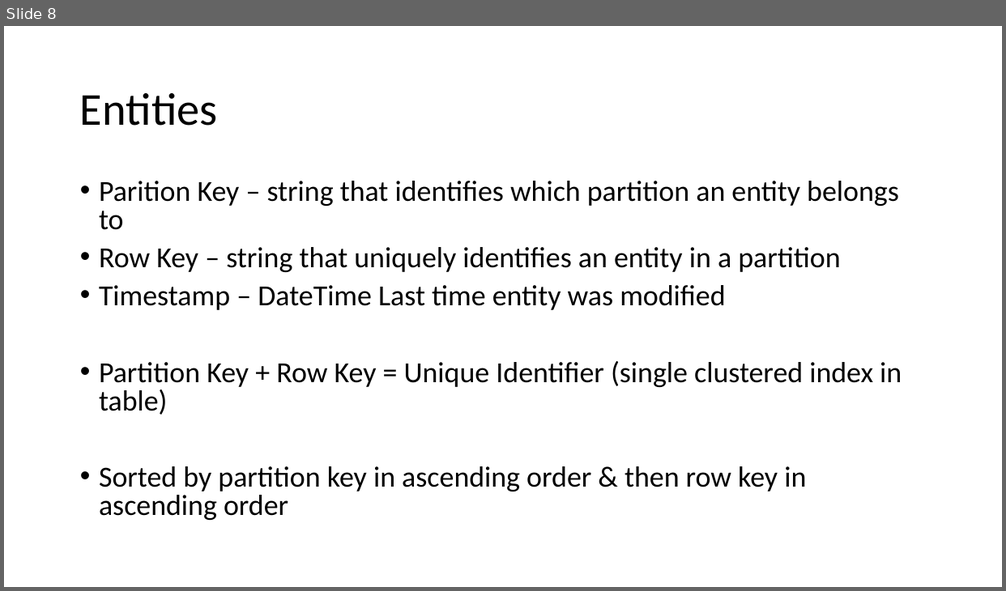
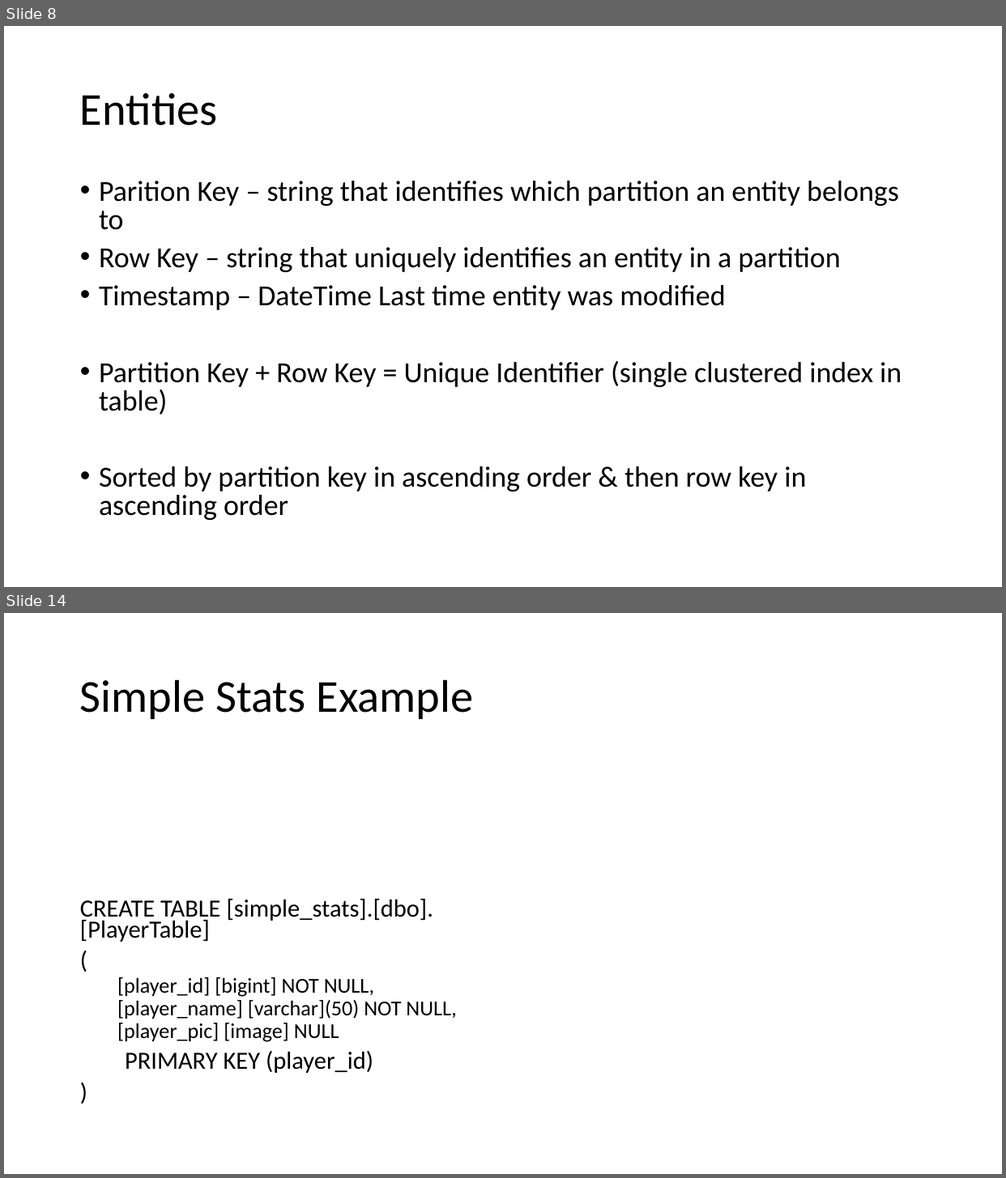
Before and after one commit to CaitieM20/DotNetConf, a slide deck: Patterns & Best Practices For Moving From RDBMS to Azure Storage.pptx. Shown one above the other, each under a label of ours: slide 8 before the commit, slides 8 and 14 after it; the slides between them are not shown. The pictures are 1006x591 and 1006x1178 pixels, drawn with LibreOffice and Linux fonts; fonts in the diff are those of the drawing. Boxes give left, top, right and bottom in pixels: in the first picture for what was removed or moved away, otherwise in the second. Text is boxed around its words. In the diff, an @@ line names an element or a change of style, - is before the commit and + after.

```diff
--- a/Patterns & Best Practices For Moving From RDBMS to Azure Storage.pptx
+++ b/Patterns & Best Practices For Moving From RDBMS to Azure Storage.pptx
@@ slide 14 added at box(4, 613, 1002, 1174), background #FFFFFF @@
@@ title added at box(80, 679, 474, 719), 44 pt, text #000000 @@
+Simple Stats Example
@@ text added at box(80, 899, 456, 1073), 20.4 pt, text #000000 @@
+CREATE TABLE [simple_stats].[dbo].[PlayerTable]
+(
+  [player_id] [bigint] NOT NULL,
+  [player_name] [varchar](50) NOT NULL,
+  [player_pic] [image] NULL
+PRIMARY KEY (player_id)
+)
```
Also in this commit, not shown: 18 other slides added.
